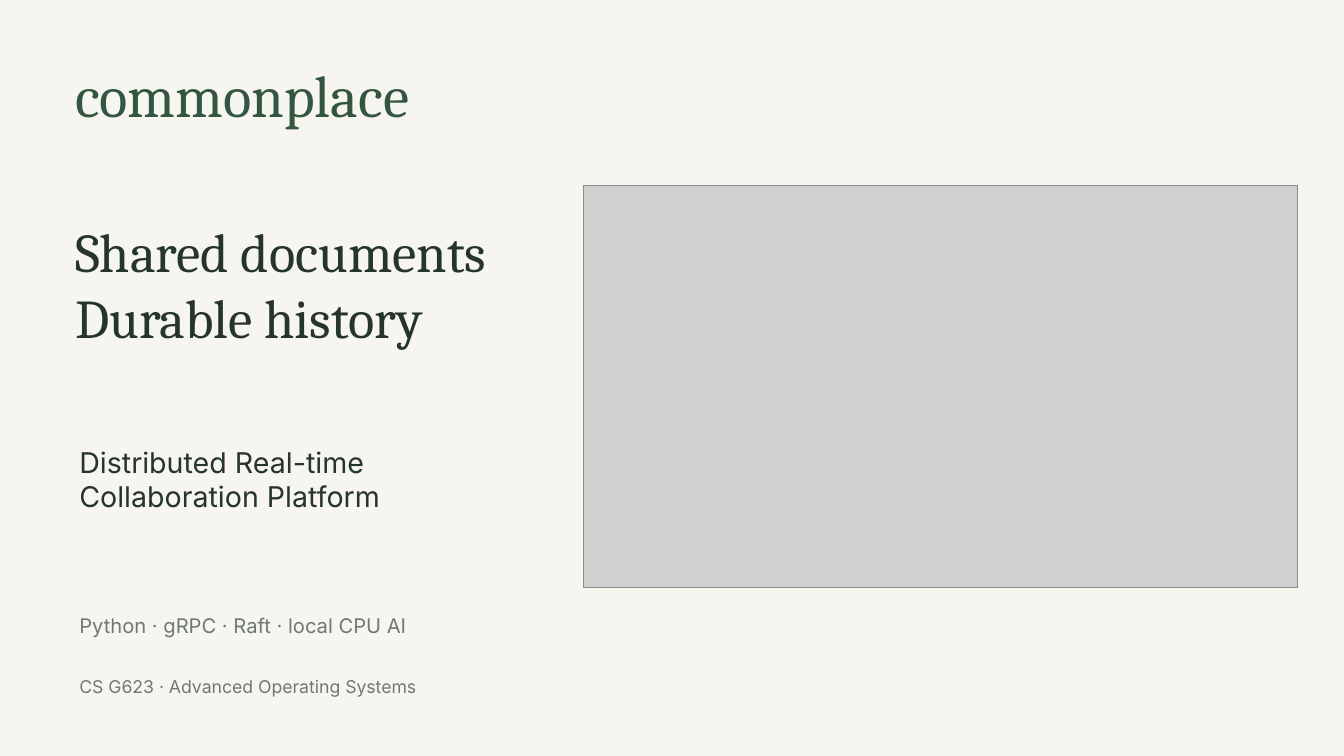
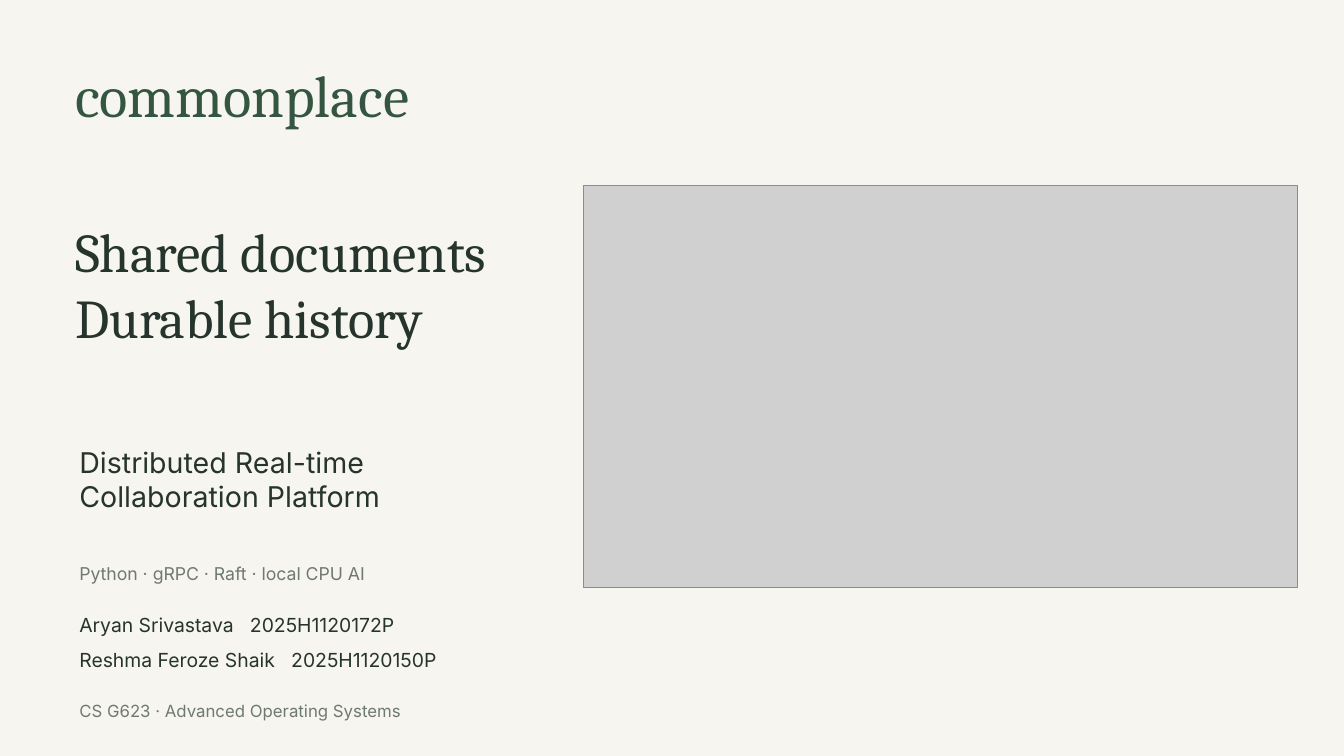
Before and after one commit to aryan1078/commonplace, a slide deck: slide 1 of docs/Commonplace-project.pptx. Drawn at 1344x756 pixels with LibreOffice and Linux fonts; fonts in the diff are those of the drawing; grey boxes stand for pictures. Boxes give left, top, right and bottom in pixels: in the first picture for what was removed or moved away, otherwise in the second. Text is boxed around its words. In the diff, an @@ line names an element or a change of style, - is before the commit and + after.

```diff
--- a/docs/Commonplace-project.pptx
+++ b/docs/Commonplace-project.pptx
@@ text "Python · gRPC · Raft ...": place and size @@
-text "Python · gRPC · Raft ..." at [79, 617, 406, 638]
+text "Python · gRPC · Raft ..." at [79, 566, 365, 584]
@@ text "Python · gRPC · Raft ..." at [79, 566, 365, 584]: size 18 to 15.8 pt @@
@@ text added at [79, 617, 394, 636], 17.2 pt, text #25342C @@
+Aryan Srivastava 2025H1120172P
@@ text added at [79, 652, 436, 668], 17.2 pt, text #25342C @@
+Reshma Feroze Shaik 2025H1120150P
@@ text "CS G623 · Advanced Operating ...": place and size @@
-text "CS G623 · Advanced Operating ..." at [79, 680, 416, 697]
+text "CS G623 · Advanced Operating ..." at [79, 704, 401, 721]
@@ text "CS G623 · Advanced Operating ..." at [79, 704, 401, 721]: size 15.8 to 15 pt @@
```
Also in this commit, not shown: 11 other files.
